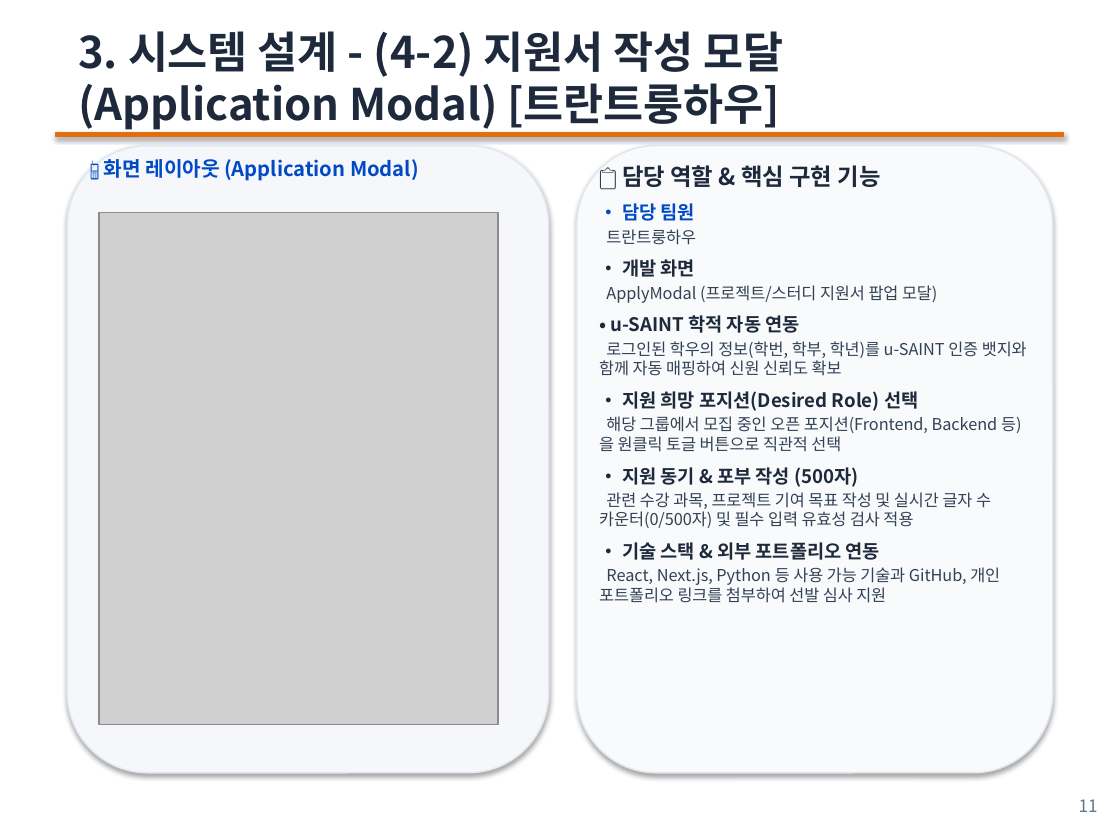
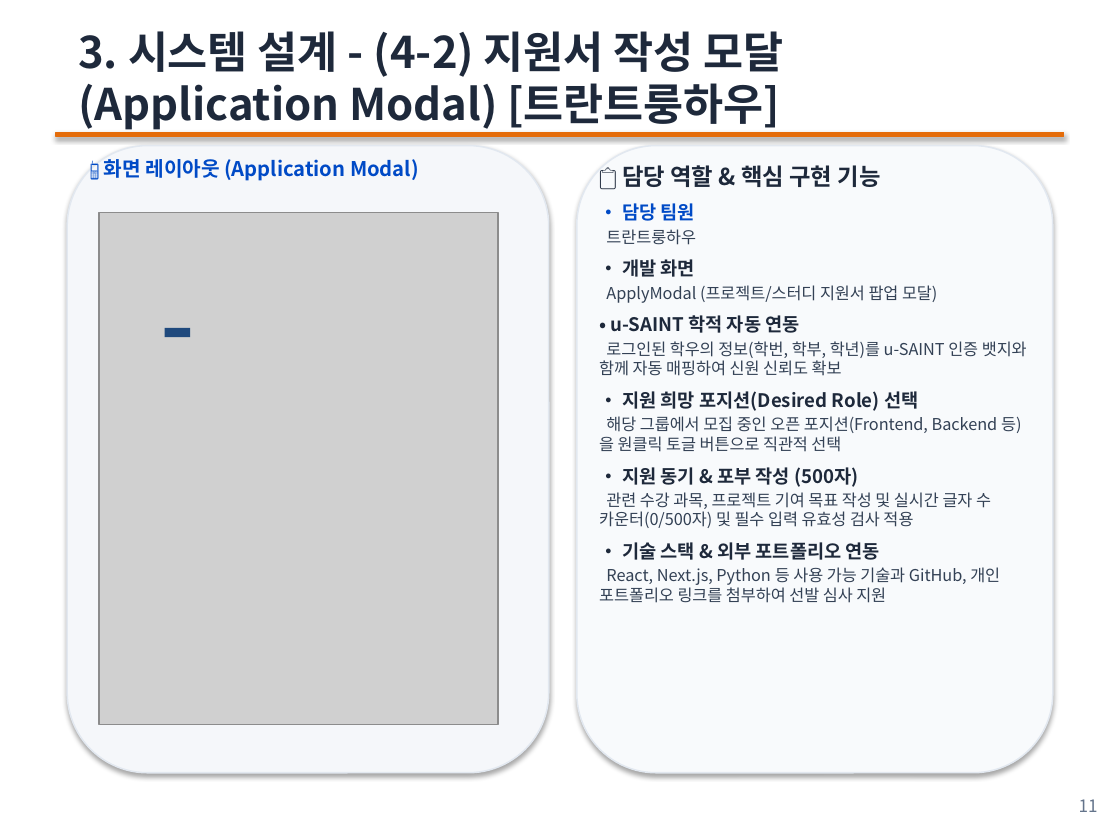
Before and after one commit to OnlyDev321/campus-match, a slide deck: slide 11 of CampusMatch.pptx. Drawn at 1120x840 pixels with LibreOffice and Linux fonts; fonts in the diff are those of the drawing; grey boxes stand for pictures. Boxes give left, top, right and bottom in pixels: in the first picture for what was removed or moved away, otherwise in the second. Text is boxed around its words. In the diff, an @@ line names an element or a change of style, - is before the commit and + after.

```diff
--- a/CampusMatch.pptx
+++ b/CampusMatch.pptx
@@ rounded rectangle at [67,146,549,773]: proportions changed @@
@@ line added from (165, 333) to (190, 333), #1F497D 6 pt @@
```
Also in this commit, not shown: 13 other slides changed.
